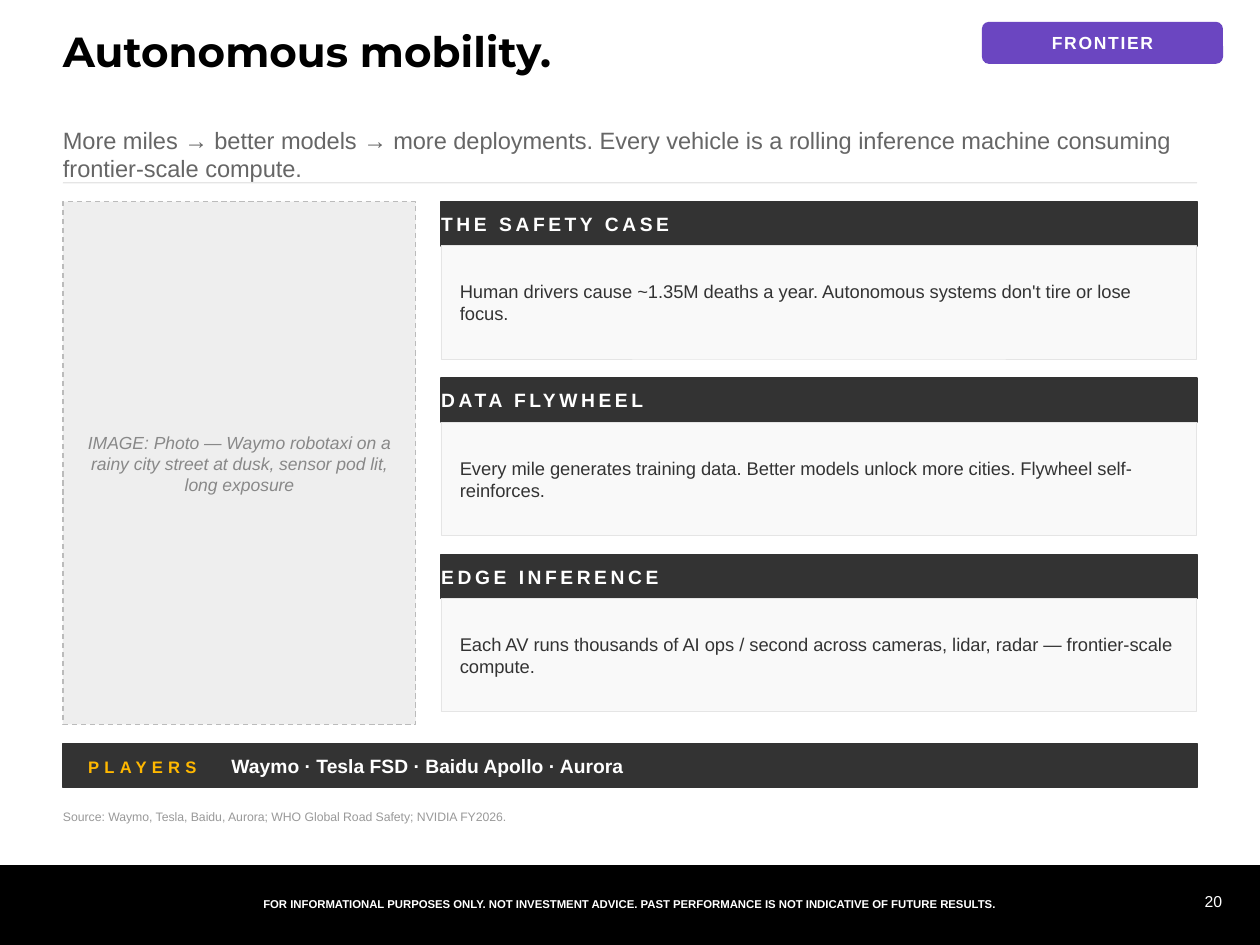
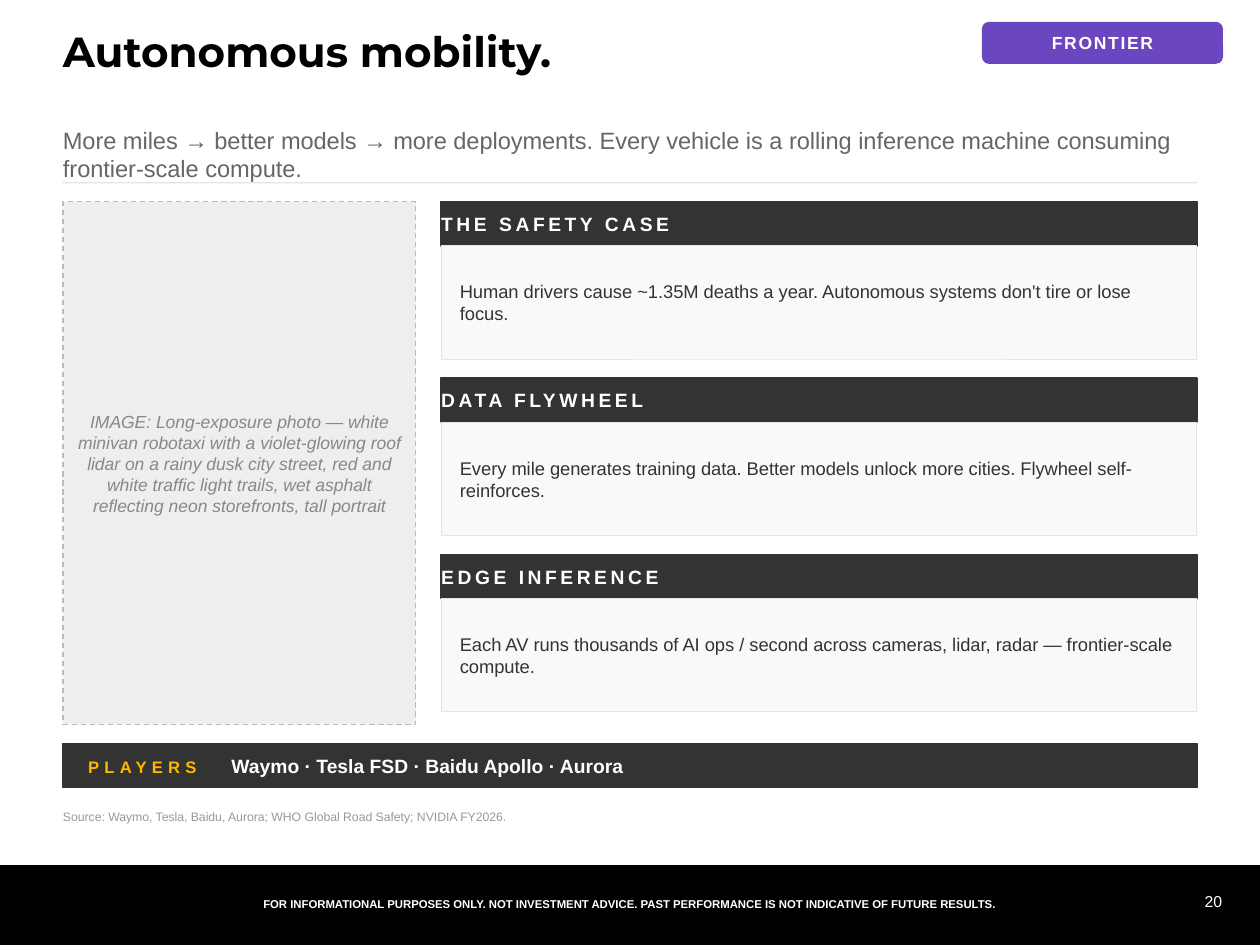
Before and after one commit to samuelcmcclellan-cell/ai-markets-deck, a slide deck: slide 20 of ai-markets-deck.pptx. Drawn at 1260x945 pixels with LibreOffice and Linux fonts; fonts in the diff are those of the drawing. Boxes give left, top, right and bottom in pixels: in the first picture for what was removed or moved away, otherwise in the second. Text is boxed around its words. In the diff, an @@ line names an element or a change of style, - is before the commit and + after.

```diff
--- a/ai-markets-deck.pptx
+++ b/ai-markets-deck.pptx
@@ text at [78, 415, 401, 516]: text changed @@
-IMAGE: Photo — Waymo robotaxi on a rainy city street at dusk, sensor pod lit, long exposure
+IMAGE: Long-exposure photo — white minivan robotaxi with a violet-glowing roof lidar on a rainy dusk city street, red and white traffic light trails, wet asphalt reflecting neon storefronts, tall portrait
```
Also in this commit, not shown: 7 other slides changed, 10 other files.
